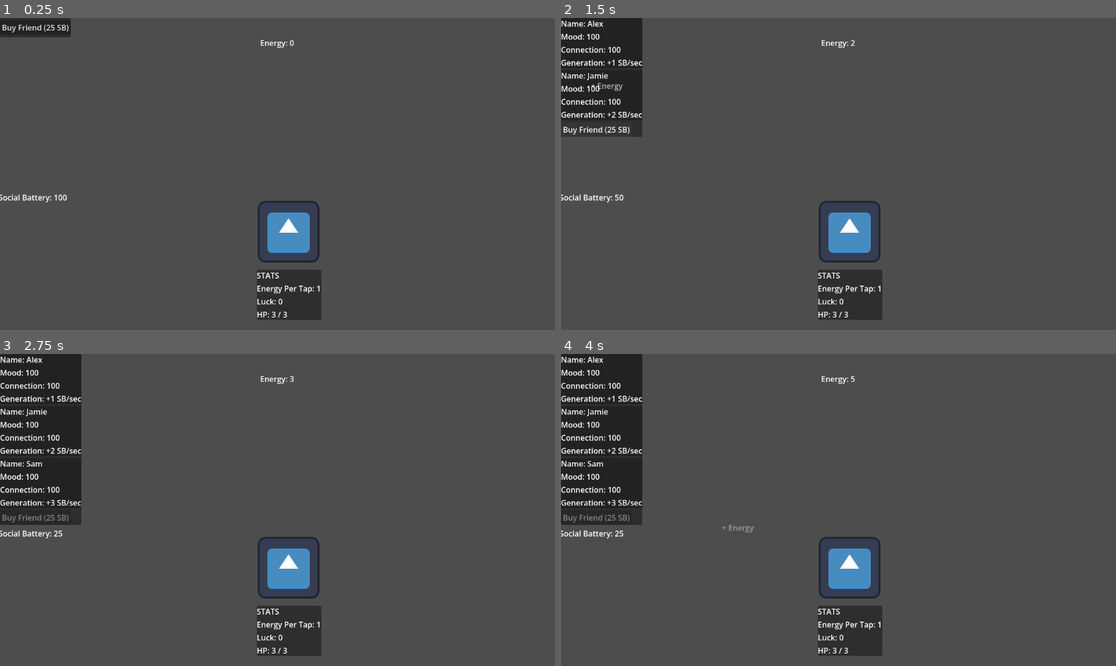
Above: before the commit, frames 1-4 (two rows, left to right).
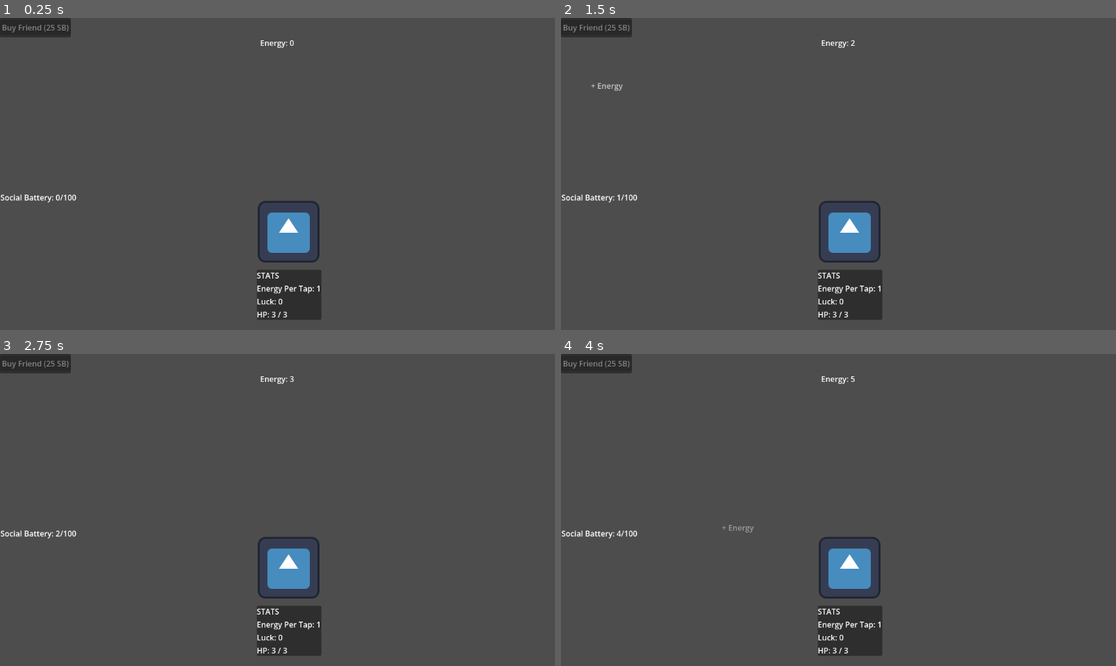
Above: after the commit, the same moments.

Repository: AzeOcram/checkpoint-gamejam
Game: Godot game, scene res://scenes/main/main.tscn
The game is run twice, just before and just after one commit, with the same random seed, the same clock (stepped at 60 frames per second) and the same inputs. The engine's default icon, where the game draws it, is replaced by a stand-in: a white triangle on a blue panel in a dark square.
Inputs (mouse positions are in pixels of both pictures, inside the frame that each line leads up to):
- Up to frame 1 (0.25 s): no input
- Up to frame 2 (1.5 s): click (594, 27) at 0.5 s, where only the run before the commit has a clickable "Buy Friend (25 SB)"; click (594, 77) at 1.25 s, where only the run before the commit has a clickable "Buy Friend (25 SB)"
- Up to frame 3 (2.75 s): click (33, 466) at 2 s, where only the run before the commit has a clickable "Buy Friend (25 SB)"
- Up to frame 4 (4 s): move the mouse to (960, 494) at 2.77 s; press the mouse at (960, 494) at 2.78 s; move the mouse to (727, 525) at 3.52 s; release the mouse at (727, 525) at 3.53 s; click (727, 525) at 3.6 s

The runs differ from the first frame. In frame 1, 0.3% of the frame differs, in the area x 0-14%, y 2-60%; in frame 2, 4.5%; in frame 3, 7.2%; in frame 4, 7.2%, in the area x 0-15%, y 0-60%.

Commit message:
- added:     - variables:         - social_battery_per_second         - var max_social_battery         - social_batterry     - functions:         - add_social_battery         - get_max_social_battery         - get_social_battery_per_second
- changed:
    - in func add changed player.social_battery += amount -> player.add_social_battery(amount)
    - in func can_afford, now player.get_social_battery()
- added:
    - connected signal Timer.timeout()
    - implemented generate() while taking max social battery into account
    - get_max()

Diff:
--- a/project.godot
+++ b/project.godot
@@ -12,7 +12,7 @@
 
 config/name="friend-game"
 run/main_scene="uid://dt1hh84lovq45"
-config/features=PackedStringArray("4.6", "GL Compatibility")
+config/features=PackedStringArray("4.7", "GL Compatibility")
 config/icon="res://icon.svg"
 
 [autoload]
--- a/scenes/social_battery/social_battery_system.tscn
+++ b/scenes/social_battery/social_battery_system.tscn
@@ -6,12 +6,15 @@
 script = ExtResource("1_ssfca")
 
 [node name="SocialBatteryLabel" type="Label" parent="." unique_id=1786502703]
-offset_left = -3.0
+offset_left = 1.0
 offset_top = 361.0
-offset_right = 108.0
+offset_right = 112.0
 offset_bottom = 384.0
 text = "Social Battery:"
 horizontal_alignment = 1
 vertical_alignment = 1
 
 [node name="SocialBatteryTimer" type="Timer" parent="." unique_id=1098402953]
+autostart = true
+
+[connection signal="timeout" from="SocialBatteryTimer" to="." method="_on_social_battery_timer_timeout"]
--- a/scripts/player/player.gd
+++ b/scripts/player/player.gd
@@ -7,10 +7,12 @@
 var luck: int = 0
 var hp: int = 3
 var max_hp: int = 3
+var social_battery_per_second: int = 1
+var max_social_battery: int = 100
 
 # Consumables
 var energy: int = 0
-var social_battery: int = 100
+var social_battery: int = 0
 
 
 # Main Functions
@@ -34,6 +36,8 @@
 	max_hp += amount
 	hp += amount
 
+func add_social_battery(amount: int = 0) -> void:
+	social_battery += amount
 
 # Getters
 func get_energy_per_tap() -> int:
@@ -53,3 +57,9 @@
 
 func get_social_battery() -> int:
 	return social_battery
+
+func get_max_social_battery() -> int:
+	return max_social_battery
+
+func get_social_battery_per_second() -> int:
+	return social_battery_per_second
--- a/scripts/social_battery/social_battery_system.gd
+++ b/scripts/social_battery/social_battery_system.gd
@@ -15,10 +15,13 @@
 func get_amount() -> int:
 	return Player.get_social_battery()
 
+func get_max() -> int:
+	return Player.get_max_social_battery()
+
 
 # Adds Social Battery to the player.
 func add(amount: int) -> void:
-	Player.social_battery += amount
+	Player.add_social_battery(amount)
 	update_social_battery_ui()
 
 
@@ -36,11 +39,11 @@
 # Checks whether the player can afford an amount
 # without changing their Social Battery.
 func can_afford(amount: int) -> bool:
-	return Player.social_battery >= amount
+	return Player.get_social_battery() >= amount
 
 # Updates the Social Battery UI. #NOTE: Update this function as well
 func update_social_battery_ui() -> void:
-	social_battery_label.text = "Social Battery: " + str(get_amount())
+	social_battery_label.text = "Social Battery: " + str(get_amount()) + "/" + str(get_max())
 
 # TODO:
 # Implement Social Battery generation here.
@@ -53,4 +56,9 @@
 # Do not directly modify Player.social_battery
 # from the generation implementation.
 func generate() -> void:
-	pass
+	if (get_amount() <= get_max()):
+		add(Player.get_social_battery_per_second())
+
+
+func _on_social_battery_timer_timeout() -> void:
+	generate()
Not shown, added: hehe.md
